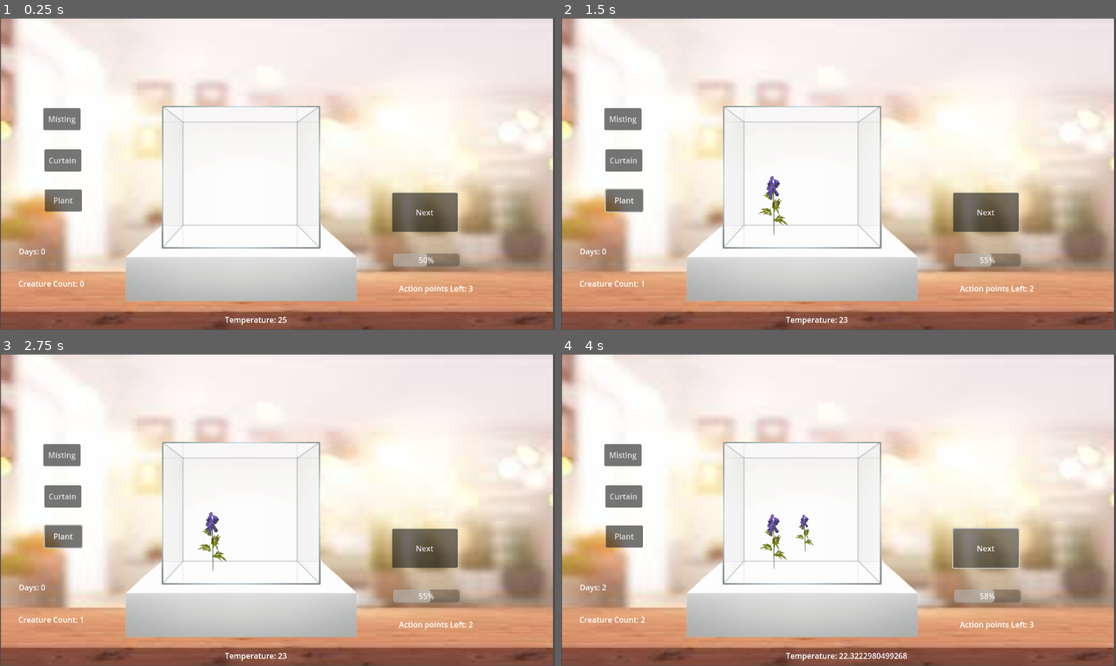
Above: before the commit, frames 1-4 (two rows, left to right).
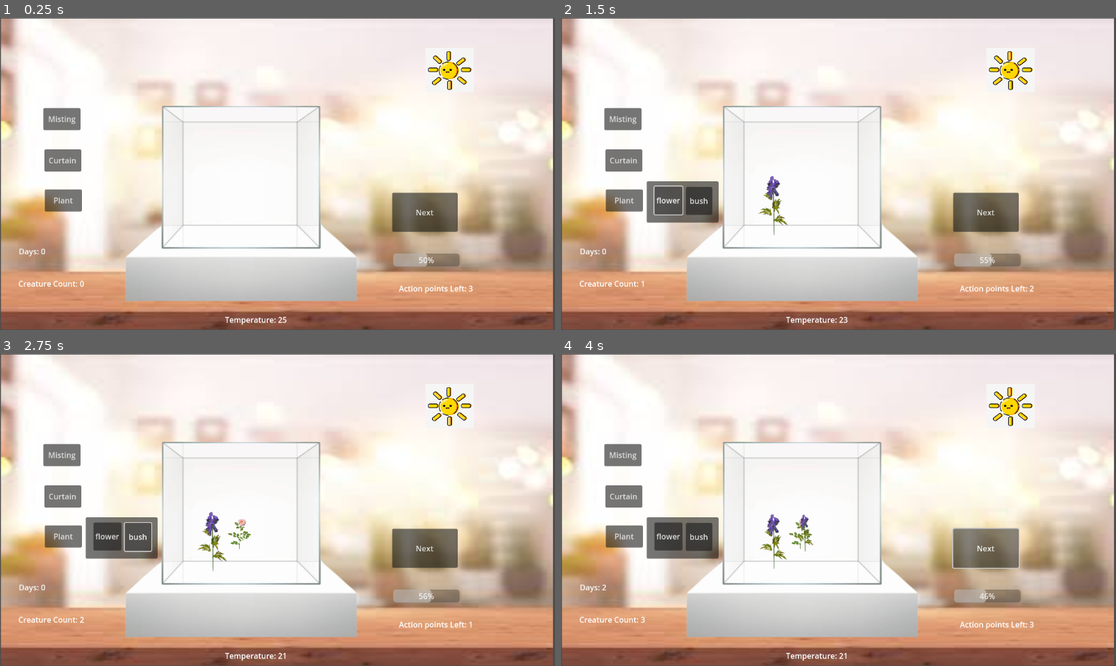
Above: after the commit, the same moments.

Repository: Dh-ux/GRL-Project
Game: Godot game, scene res://Ecosystem.tscn
Same seed, same stepped clock (60 frames per second), same inputs: the game is played once before the commit and once after it.
Inputs (mouse positions are in pixels of both pictures, inside the frame that each line leads up to):
- Up to frame 1 (0.25 s): no input
- Up to frame 2 (1.5 s): click "Plant" at 0.5 s; click (666, 198) at 1.25 s, where only the run after the commit has a clickable "flower"
- Up to frame 3 (2.75 s): click (138, 538) at 2 s, where only the run after the commit has a clickable "bush"
- Up to frame 4 (4 s): click "Next" at 2.75 s; click "Next" at 3.5 s

The runs differ from the first frame. In frame 1, 0.4% of the frame differs, in the area x 77-85%, y 10-24%; in frame 2, 2.2%; in frame 3, 2.4%; in frame 4, 2.4%, in the area x 14-85%, y 10-98%.

Commit message:
weather and plant choose

Diff:
--- a/Ecosystem.tscn
+++ b/Ecosystem.tscn
@@ -1,8 +1,9 @@
-[gd_scene load_steps=4 format=3 uid="uid://c54ljjqgpci6"]
+[gd_scene load_steps=5 format=3 uid="uid://c54ljjqgpci6"]
 
 [ext_resource type="Script" path="res://resource/Script/Ecosystem.gd" id="1_fni7g"]
 [ext_resource type="Texture2D" uid="uid://djfuaixlh20u5" path="res://resource/sprites/Background/Table.jpg" id="2_y87am"]
 [ext_resource type="Texture2D" uid="uid://cvm2r3ba0ppkg" path="res://resource/sprites/Background/Bottle.png" id="3_opgfq"]
+[ext_resource type="Texture2D" uid="uid://764onhxsr250" path="res://resource/sprites/Background/sunny.png" id="4_0qht8"]
 
 [node name="Ecosystem" type="Node2D"]
 script = ExtResource("1_fni7g")
@@ -16,6 +17,11 @@
 position = Vector2(500, 338)
 scale = Vector2(1.112, 1)
 texture = ExtResource("3_opgfq")
+
+[node name="Weather" type="Sprite2D" parent="."]
+position = Vector2(933, 108)
+scale = Vector2(0.442222, 0.411111)
+texture = ExtResource("4_0qht8")
 
 [node name="MistingSystemButton" type="Button" parent="."]
 offset_left = 90.0
@@ -79,6 +85,28 @@
 offset_bottom = 576.0
 text = "4"
 
+[node name="PlantPanel" type="Panel" parent="."]
+visible = false
+offset_left = 178.0
+offset_top = 339.0
+offset_right = 327.0
+offset_bottom = 425.0
+
+[node name="flower" type="Button" parent="PlantPanel"]
+offset_left = 16.0
+offset_top = 11.0
+offset_right = 71.0
+offset_bottom = 69.0
+text = "flower"
+
+[node name="bush" type="Button" parent="PlantPanel"]
+layout_mode = 0
+offset_left = 81.0
+offset_top = 12.0
+offset_right = 136.0
+offset_bottom = 70.0
+text = "bush"
+
 [connection signal="pressed" from="MistingSystemButton" to="." method="_on_misting_system_button_pressed"]
 [connection signal="pressed" from="OpenCurtainsButton" to="." method="_on_open_curtains_button_pressed"]
 [connection signal="pressed" from="PlantButton" to="." method="_on_plant_button_pressed"]
@@ -88,3 +116,5 @@
 [connection signal="ready" from="HumidityProgressBar" to="." method="_on_humidity_progress_bar_ready"]
 [connection signal="pressed" from="NextDayButton" to="." method="_on_next_day_button_pressed"]
 [connection signal="ready" from="Action_pointsLabel" to="." method="_on_action_points_label_ready"]
+[connection signal="pressed" from="PlantPanel/flower" to="." method="_on_flower_pressed"]
+[connection signal="pressed" from="PlantPanel/bush" to="." method="_on_bush_pressed"]
--- /dev/null
+++ b/bush.tscn
@@ -0,0 +1,13 @@
+[gd_scene load_steps=3 format=3 uid="uid://pstqir8gfrpe"]
+
+[ext_resource type="Texture2D" uid="uid://g0pgngavf6sd" path="res://resource/sprites/Plants/bush.png" id="1_ac3mp"]
+[ext_resource type="Script" path="res://resource/bush.gd" id="2_utsk2"]
+
+[node name="bush" type="Sprite2D"]
+position = Vector2(497.5, 506.793)
+script = ExtResource("2_utsk2")
+
+[node name="Sprite2D" type="Sprite2D" parent="."]
+position = Vector2(27.5, -34.793)
+scale = Vector2(0.047, 0.0453216)
+texture = ExtResource("1_ac3mp")
--- a/resource/Script/Ecosystem.gd
+++ b/resource/Script/Ecosystem.gd
@@ -17,6 +17,19 @@
 @onready var daysLabel = $DaysLabel
 @onready var next_day_button = $NextDayButton
 @onready var action_pointsLabel = $Action_pointsLabel
+
+enum PlantType {
+  FLOWER,
+  BUSH
+}
+
+enum Weather {
+  SUNNY,
+  CLOUDY,
+  RAINY
+}
+
+var selected_plant = PlantType.FLOWER
 
 func _ready():
 	# Initialize UI
@@ -45,8 +58,19 @@
 	$OpenCurtainsButton.disabled = false
 	$PlantButton.disabled = false
 	# Update attributes
-	temperature = randf_range(temperature-2, temperature+2)
-	humidity = randf_range(humidity-10, humidity+10)
+	var weather = Weather.values()[randi() % Weather.size()]
+	if weather == Weather.SUNNY:
+		temperature += 2
+		humidity -= 10
+		$Weather.texture = load("res://resource/sprites/Background/sunny.png")
+	elif weather == Weather.CLOUDY:
+		humidity -= 5
+		$Weather.texture = load("res://resource/sprites/Background/cloudy.jpg")
+	elif weather == Weather.RAINY:
+		temperature -= 2
+		$Weather.texture = load("res://resource/sprites/Background/rainy.png")
+#	temperature = randf_range(temperature-2, temperature+2)
+#	humidity = randf_range(humidity-10, humidity+10)
 	action_points = 3
 
 	updateUI()
@@ -69,18 +93,24 @@
 
 	# Update other attributes and game mechanics
 
-func placePlant():
+func placePlant(type):
 	# Increase creature count, humidity, and decrease temperature
 	if checkActionPoints():
-		humidity += 5
-		temperature -= 2
-		addPlant()
+		addPlant(type)
 		print("Plant button pressed")
 		updateUI()
 	# Update other attributes and game mechanics
 
-func addPlant():
-	var flower_scene = load("res://flower.tscn")
+func addPlant(type):
+	var flower_scene
+	if type == PlantType.FLOWER:
+		flower_scene = load("res://flower.tscn")
+		humidity += 5
+		temperature -= 2
+	elif type == PlantType.BUSH:
+		flower_scene = load("res://bush.tscn")
+		humidity += 1
+		temperature -= 2
 	var flower_instance = flower_scene.instantiate()
 	if flower_instance != null:
 		print("Successfully instantiated flower_instance")
@@ -124,6 +154,7 @@
 		$MistingSystemButton.disabled = true
 		$OpenCurtainsButton.disabled = true
 		$PlantButton.disabled = true
+		$PlantPanel.hide()
 	temperatureLabel.text = "Temperature: " + str(temperature)
 	humidityProgressBar.value = humidity
 	creatureCountLabel.text = "Creature Count: " + str(creature_count)
@@ -176,8 +207,18 @@
 
 
 func _on_plant_button_pressed():
-	placePlant()
-
+	$PlantPanel.visible = !$PlantPanel.visible
+
+func _on_plant_selected(id):
+	selected_plant = id
 
 func _on_misting_system_button_pressed():
 	activateMistingSystem()
+
+
+func _on_flower_pressed():
+	placePlant(0) # Replace with function body.
+
+
+func _on_bush_pressed():
+	placePlant(1)
--- /dev/null
+++ b/resource/bush.gd
@@ -0,0 +1,98 @@
+extends Sprite2D
+
+var eco_system
+var humidity
+var temperature
+
+@export var base_growth_per_day = 0.5
+@export var humidity_target = 75
+@export var humidity_range = 15
+@export var temp_target = 75
+@export var temp_range = 15
+
+var type
+var growth = 1
+var days =0
+
+var scale_modifier = 1
+# Called when the node enters the scene tree for the first time.
+func _ready():
+	eco_system = get_tree().get_root().get_node('Ecosystem')
+	eco_system.register(self)
+	eco_system.day_end.connect(on_next_day)
+	update_eco()
+	var temp = remap(growth,0.1,3,0.4,1)
+	scale = Vector2(temp,temp)*scale_modifier
+
+func _process(delta):
+	pass
+
+func update_eco():
+	humidity = eco_system.humidity
+	temperature = eco_system.temperature
+
+#here goes the main algorithm
+func calculate_growth():
+	var temp_growth = 0.2
+	var humid_growth = 0.2
+	if temperature>=24 and temperature <=32:
+		temp_growth = temperature/28 * 0.5
+		#print("temperature is right!")
+		if humidity >= 60 and humidity <= 90:
+			humid_growth = humidity/75 * 0.5
+			#print("humidity is right!")
+	growth += (temp_growth + humid_growth) * base_growth_per_day
+
+
+func addPlant():
+	var flower_scene = load("res://flower.tscn")
+	var flower_instance = flower_scene.instantiate()
+	if flower_instance != null:
+		print("Successfully instantiated flower_instance")
+		var plant_positions = []
+		var random_x= get_position().x + randf_range(120, -120)
+		var random_y= get_position().y + randf_range(20, -20)
+		var new_growth = randf_range(0.3,0.6)
+		random_x = clamp(random_x,345,600)
+#		while true:
+#			random_x = randf_range(345, 600)
+#			random_y = randf_range(360, 380)
+#			var overlapping = false
+#			# Check for overlap with existing plant positions
+#			for existing_position in plant_positions:
+#				var distance = plant_positions.distance_to(existing_position)
+#				if distance < 2:
+#					overlapping = true
+#					break
+#			if not overlapping:
+#				plant_positions.append(Vector2(random_x, random_y))
+#				break
+#		# Generate random coordinates for the plant's position
+#		var random_x = randf_range(345, 600)  # Adjust the range as needed
+#		var random_y = randf_range(360, 380)  # Adjust the range as needed
+#		# Set the plant's position
+		flower_instance.position = Vector2(random_x, random_y)
+		flower_instance.growth = new_growth
+		flower_instance.scale_modifier = randf_range(0.7,1)
+		get_parent().add_child(flower_instance)
+	else:
+		print("flower_instance is null")
+
+
+func on_next_day():
+	update_eco()
+	days+=1
+	calculate_growth()
+	#connect the finish day signal
+	await get_tree().create_timer(0.1).timeout
+	if growth>=1:
+		if growth >=2:
+			growth = 2
+		addPlant()
+		growth -= 0.5
+		var temp = remap(growth,0.5,3,0.5,1)
+		scale = Vector2(temp,temp)*scale_modifier
+
+#	# Update attributes
+#	temperature = randf_range(temperature-2, temperature+2)
+#	humidity = randf_range(humidity-10, humidity+10)
Binary file added: resource/sprites/Background/cloudy.jpg
Not shown, added: resource/sprites/Background/cloudy.jpg.import
Binary file added: resource/sprites/Background/rainy.png
Not shown, added: resource/sprites/Background/rainy.png.import
Binary file added: resource/sprites/Background/sunny.png
Not shown, added: resource/sprites/Background/sunny.png.import
Binary file added: resource/sprites/Plants/bush.png
Not shown, added: resource/sprites/Plants/bush.png.import
